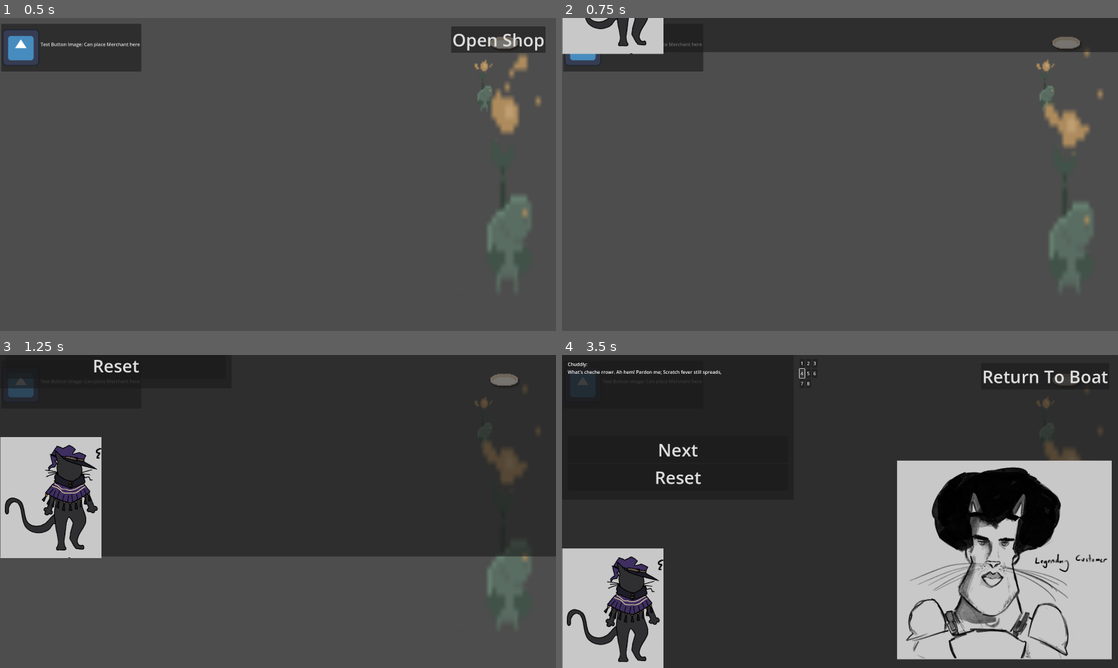
Above: before the commit, frames 1-4 (two rows, left to right).
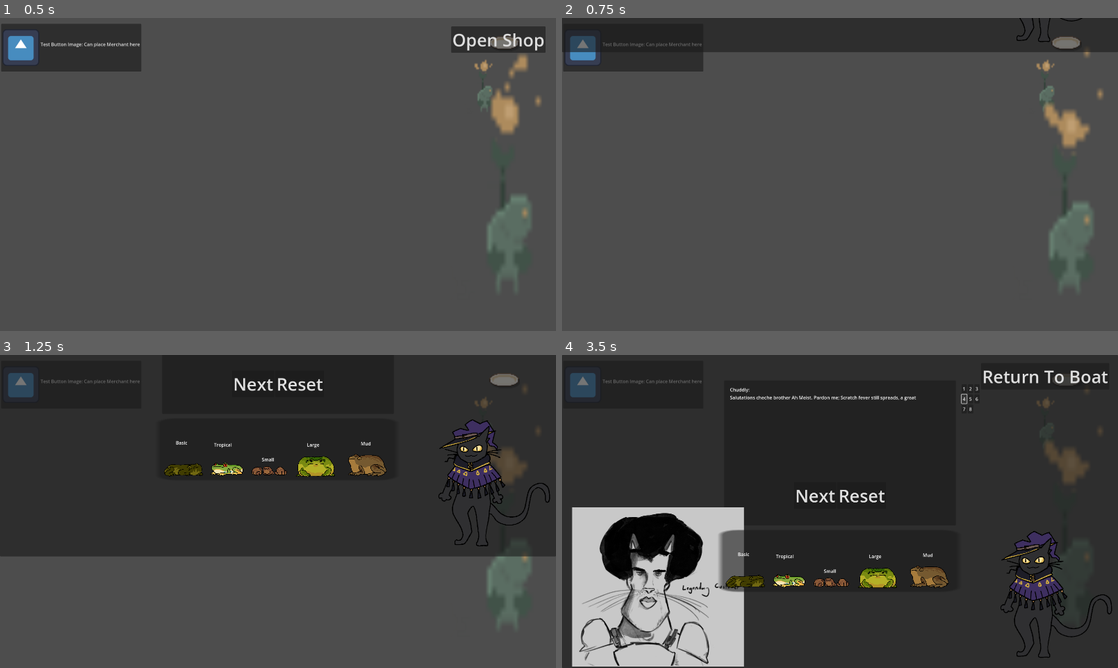
Above: after the commit, the same moments.

Repository: NotTom31/FroggeeToadems
Game: Godot game, scene res://Scenes/Shop_Merchant_Placeholder/shop___merchant_placeholder_0.tscn
The game is run twice, just before and just after one commit, with the same random seed, the same clock (stepped at 60 frames per second) and the same inputs. This scene is started directly instead of the project's main scene. The engine's default icon, where the game draws it, is replaced by a stand-in: a white triangle on a blue panel in a dark square.
Inputs:
- Up to frame 1 (0.5 s): no input
- Up to frame 2 (0.75 s): click "Open Shop" at 0.5 s
- Up to frame 3 (1.25 s): no input
- Up to frame 4 (3.5 s): click "Reset" at 1.25 s; click "1" at 2 s; click "4" at 2.75 s

Frame 1 is identical in both runs. In frame 2, 1.8% of the frame differs, in the area x 0-94%, y 0-12%; in frame 3, 9.3%; in frame 4, 39%, in the area x 0-99%, y 2-100%.

Commit message:
Customers can ask for frog types

Diff:
--- a/Scenes/UI/ShopScreen.tscn
+++ b/Scenes/UI/ShopScreen.tscn
@@ -1,16 +1,41 @@
-[gd_scene load_steps=20 format=3 uid="uid://cvtntsg168do7"]
+[gd_scene load_steps=28 format=3 uid="uid://cvtntsg168do7"]
 
 [ext_resource type="Script" path="res://Scenes/UI/shop_screen.gd" id="1_cb10l"]
-[ext_resource type="Texture2D" uid="uid://cebvr8v8iyh46" path="res://Assets/Art/Temp/Shopkeep temp.png" id="2_o25yn"]
+[ext_resource type="Texture2D" uid="uid://c1mxqvoh2dh0o" path="res://Assets/Art/Characters/CAT mc 2.png" id="2_s28g5"]
 [ext_resource type="Texture2D" uid="uid://bpsciivj2iixp" path="res://Assets/Art/Temp/Cats/ChadCat.png" id="3_h7exv"]
+[ext_resource type="Texture2D" uid="uid://xrmv1ydbsl0b" path="res://Assets/Art/Characters/CAT mc 1.png" id="3_lq388"]
 [ext_resource type="PackedScene" uid="uid://baeaj55y6xd38" path="res://Scenes/UI/BlankButton.tscn" id="4_xtrl7"]
+[ext_resource type="Texture2D" uid="uid://g312f37lgn0m" path="res://Assets/Art/Characters/Customer3.png" id="5_raguu"]
 [ext_resource type="Texture2D" uid="uid://dmbp5uydwdtmg" path="res://Assets/Art/Temp/Cats/eyecat.png" id="5_rs11m"]
-[ext_resource type="Texture2D" uid="uid://dgkq1ee8cxrl3" path="res://Assets/Art/Temp/Cats/Gorf.png" id="6_bq43l"]
-[ext_resource type="Texture2D" uid="uid://deqr6bmsmg53b" path="res://Assets/Art/Temp/Cats/maskcat.png" id="7_tw00s"]
 [ext_resource type="Texture2D" uid="uid://coag40tplua1v" path="res://Assets/Art/Temp/Cats/PlagueCat.png" id="8_5d1sc"]
 [ext_resource type="Texture2D" uid="uid://ti5l4qbllufo" path="res://Assets/Art/Temp/Cats/purrzerk.png" id="9_qqeyb"]
-[ext_resource type="Texture2D" uid="uid://d0124ydgm3g78" path="res://Assets/Art/Temp/Cats/Void.png" id="10_qboy3"]
-[ext_resource type="Texture2D" uid="uid://biaaf0qhrkdab" path="res://Assets/Art/Temp/Cats/WeirdGuy.png" id="11_10rt7"]
+[ext_resource type="Texture2D" uid="uid://ducm6nqv7j4g5" path="res://Assets/Art/Characters/Customer2.png" id="9_wq0xo"]
+[ext_resource type="Texture2D" uid="uid://5qt81twpxih4" path="res://Assets/Art/Characters/Customer1.png" id="10_fxf41"]
+[ext_resource type="Texture2D" uid="uid://c0l4q35svrbp4" path="res://Assets/Art/Characters/gorf.png" id="11_rv3m7"]
+[ext_resource type="Texture2D" uid="uid://byimo5w7vne1o" path="res://Assets/Art/Frogs/resting/01_rest.png" id="13_eakgr"]
+[ext_resource type="Texture2D" uid="uid://dcomocfoou50s" path="res://Assets/Art/Frogs/resting/02_rest.png" id="14_rmn3p"]
+[ext_resource type="Texture2D" uid="uid://cp4l61kebouu6" path="res://Assets/Art/Frogs/resting/03_rest.png" id="15_xr7qu"]
+[ext_resource type="Texture2D" uid="uid://dc4o64v0upcbd" path="res://Assets/Art/Frogs/resting/04_rest.png" id="16_nvjjp"]
+[ext_resource type="Texture2D" uid="uid://gnxwxsklcb51" path="res://Assets/Art/Frogs/resting/05_rest.png" id="17_n7g6i"]
+
+[sub_resource type="SpriteFrames" id="SpriteFrames_kpgtb"]
+animations = [{
+"frames": [{
+"duration": 1.0,
+"texture": ExtResource("2_s28g5")
+}],
+"loop": true,
+"name": &"default",
+"speed": 5.0
+}, {
+"frames": [{
+"duration": 1.0,
+"texture": ExtResource("3_lq388")
+}],
+"loop": true,
+"name": &"talk",
+"speed": 5.0
+}]
 
 [sub_resource type="SpriteFrames" id="SpriteFrames_c34nb"]
 animations = [{
@@ -27,7 +52,7 @@
 animations = [{
 "frames": [{
 "duration": 1.0,
-"texture": ExtResource("7_tw00s")
+"texture": ExtResource("5_raguu")
 }],
 "loop": true,
 "name": &"default",
@@ -60,7 +85,7 @@
 animations = [{
 "frames": [{
 "duration": 1.0,
-"texture": ExtResource("11_10rt7")
+"texture": ExtResource("9_wq0xo")
 }],
 "loop": true,
 "name": &"default",
@@ -71,7 +96,7 @@
 animations = [{
 "frames": [{
 "duration": 1.0,
-"texture": ExtResource("10_qboy3")
+"texture": ExtResource("10_fxf41")
 }],
 "loop": true,
 "name": &"default",
@@ -82,7 +107,7 @@
 animations = [{
 "frames": [{
 "duration": 1.0,
-"texture": ExtResource("6_bq43l")
+"texture": ExtResource("11_rv3m7")
 }],
 "loop": true,
 "name": &"default",
@@ -97,6 +122,49 @@
 }],
 "loop": true,
 "name": &"default",
+"speed": 5.0
+}]
+
+[sub_resource type="SpriteFrames" id="SpriteFrames_daanw"]
+animations = [{
+"frames": [{
+"duration": 1.0,
+"texture": ExtResource("13_eakgr")
+}],
+"loop": true,
+"name": &"default",
+"speed": 5.0
+}, {
+"frames": [{
+"duration": 1.0,
+"texture": ExtResource("14_rmn3p")
+}],
+"loop": true,
+"name": &"new_animation",
+"speed": 5.0
+}, {
+"frames": [{
+"duration": 1.0,
+"texture": ExtResource("15_xr7qu")
+}],
+"loop": true,
+"name": &"new_animation_1",
+"speed": 5.0
+}, {
+"frames": [{
+"duration": 1.0,
+"texture": ExtResource("16_nvjjp")
+}],
+"loop": true,
+"name": &"new_animation_2",
+"speed": 5.0
+}, {
+"frames": [{
+"duration": 1.0,
+"texture": ExtResource("17_n7g6i")
+}],
+"loop": true,
+"name": &"new_animation_3",
 "speed": 5.0
 }]
 
@@ -109,17 +177,24 @@
 grow_vertical = 2
 script = ExtResource("1_cb10l")
 
-[node name="ShopkeepTemp" type="Sprite2D" parent="."]
-position = Vector2(176, 877)
-scale = Vector2(-1, 1)
-texture = ExtResource("2_o25yn")
-region_enabled = true
-region_rect = Rect2(749.436, 0, 348.564, 417.876)
+[node name="Shopkeep" type="AnimatedSprite2D" parent="."]
+position = Vector2(1702, 827)
+scale = Vector2(0.4, 0.4)
+sprite_frames = SubResource("SpriteFrames_kpgtb")
 
 [node name="Panel" type="Panel" parent="."]
-layout_mode = 0
-offset_right = 800.0
-offset_bottom = 500.0
+layout_mode = 1
+anchors_preset = 8
+anchor_left = 0.5
+anchor_top = 0.5
+anchor_right = 0.5
+anchor_bottom = 0.5
+offset_left = -400.0
+offset_top = -452.0
+offset_right = 400.0
+offset_bottom = 48.0
+grow_horizontal = 2
+grow_vertical = 2
 
 [node name="MarginContainer2" type="MarginContainer" parent="Panel"]
 layout_mode = 1
@@ -140,16 +215,20 @@
 layout_mode = 2
 
 [node name="Text" type="Label" parent="Panel/MarginContainer2/VBoxContainer"]
-custom_minimum_size = Vector2(700, 230)
+custom_minimum_size = Vector2(700, 300)
 layout_mode = 2
 text = "Placeholder Order"
 autowrap_mode = 3
 
-[node name="NextButton" parent="Panel/MarginContainer2/VBoxContainer" instance=ExtResource("4_xtrl7")]
+[node name="HBoxContainer" type="HBoxContainer" parent="Panel/MarginContainer2/VBoxContainer"]
+layout_mode = 2
+alignment = 1
+
+[node name="NextButton" parent="Panel/MarginContainer2/VBoxContainer/HBoxContainer" instance=ExtResource("4_xtrl7")]
 layout_mode = 2
 text = "Next"
 
-[node name="NextButton2" parent="Panel/MarginContainer2/VBoxContainer" instance=ExtResource("4_xtrl7")]
+[node name="ResetButton" parent="Panel/MarginContainer2/VBoxContainer/HBoxContainer" instance=ExtResource("4_xtrl7")]
 layout_mode = 2
 text = "Reset"
 
@@ -205,43 +284,154 @@
 
 [node name="PlagueCat" type="AnimatedSprite2D" parent="."]
 visible = false
-position = Vector2(1461, 825)
+position = Vector2(343, 859)
+scale = Vector2(1.9, 1.9)
 sprite_frames = SubResource("SpriteFrames_c34nb")
 
 [node name="Maskcat" type="AnimatedSprite2D" parent="."]
 visible = false
-position = Vector2(1450, 829)
+position = Vector2(338, 843)
+scale = Vector2(0.6, 0.6)
 sprite_frames = SubResource("SpriteFrames_xnwrk")
 
 [node name="Purrzerk" type="AnimatedSprite2D" parent="."]
 visible = false
-position = Vector2(1482, 781)
+position = Vector2(256, 869)
 sprite_frames = SubResource("SpriteFrames_t8tpb")
 
 [node name="ChadCat" type="AnimatedSprite2D" parent="."]
 visible = false
-position = Vector2(1528, 707)
+position = Vector2(331, 801)
+scale = Vector2(0.8, 0.8)
 sprite_frames = SubResource("SpriteFrames_jcc2p")
 
 [node name="WeirdGuy" type="AnimatedSprite2D" parent="."]
 visible = false
-position = Vector2(1548, 852)
+position = Vector2(296, 814)
+scale = Vector2(0.4, 0.4)
 sprite_frames = SubResource("SpriteFrames_82u7m")
 
 [node name="Void" type="AnimatedSprite2D" parent="."]
 visible = false
-position = Vector2(1486, 638)
+position = Vector2(293, 704)
+scale = Vector2(0.5, 0.5)
 sprite_frames = SubResource("SpriteFrames_wkbol")
 
 [node name="Gorf" type="AnimatedSprite2D" parent="."]
 visible = false
-position = Vector2(1456, 797)
+position = Vector2(373, 892)
+scale = Vector2(0.5, 0.5)
 sprite_frames = SubResource("SpriteFrames_sb6ov")
 
 [node name="Eyecat" type="AnimatedSprite2D" parent="."]
 visible = false
-position = Vector2(1498, 784)
+position = Vector2(299, 814)
 sprite_frames = SubResource("SpriteFrames_8doj2")
+
+[node name="VBoxContainer" type="VBoxContainer" parent="."]
+layout_mode = 0
+offset_left = 547.0
+offset_top = 604.0
+offset_right = 608.0
+offset_bottom = 651.0
+scale = Vector2(13.5, 4.51853)
+
+[node name="HBoxContainer2" type="HBoxContainer" parent="VBoxContainer"]
+layout_mode = 2
+
+[node name="HBoxContainer" type="HBoxContainer" parent="VBoxContainer"]
+custom_minimum_size = Vector2(0, 20)
+layout_mode = 2
+theme_override_constants/separation = 30
+
+[node name="Panel2" type="Panel" parent="."]
+layout_mode = 1
+anchors_preset = 8
+anchor_left = 0.5
+anchor_top = 0.5
+anchor_right = 0.5
+anchor_bottom = 0.5
+offset_left = -413.0
+offset_top = 64.0001
+offset_right = -373.0
+offset_bottom = 104.0
+grow_horizontal = 2
+grow_vertical = 2
+scale = Vector2(20.56, 5.32)
+
+[node name="Label" type="Label" parent="."]
+layout_mode = 2
+offset_left = 607.0
+offset_top = 676.0
+offset_right = 648.0
+offset_bottom = 699.0
+text = "Basic"
+
+[node name="Label2" type="Label" parent="."]
+layout_mode = 2
+offset_left = 739.0
+offset_top = 683.0
+offset_right = 740.0
+offset_bottom = 706.0
+text = "Tropical"
+
+[node name="Label3" type="Label" parent="."]
+layout_mode = 2
+offset_left = 904.0
+offset_top = 734.0
+offset_right = 947.0
+offset_bottom = 757.0
+text = "Small"
+
+[node name="Label4" type="Label" parent="."]
+layout_mode = 2
+offset_left = 1060.0
+offset_top = 683.0
+offset_right = 1103.0
+offset_bottom = 706.0
+text = "Large"
+
+[node name="Label5" type="Label" parent="."]
+layout_mode = 2
+offset_left = 1246.0
+offset_top = 679.0
+offset_right = 1281.0
+offset_bottom = 702.0
+text = "Mud"
+
+[node name="AnimatedSprite2D" type="AnimatedSprite2D" parent="."]
+position = Vector2(564, 711)
+scale = Vector2(0.1, 0.11)
+sprite_frames = SubResource("SpriteFrames_daanw")
+animation = &"new_animation_3"
+offset = Vector2(700, 500)
+
+[node name="AnimatedSprite2D2" type="AnimatedSprite2D" parent="."]
+position = Vector2(714, 707)
+scale = Vector2(0.1, 0.11)
+sprite_frames = SubResource("SpriteFrames_daanw")
+animation = &"new_animation"
+offset = Vector2(700, 500)
+
+[node name="AnimatedSprite2D3" type="AnimatedSprite2D" parent="."]
+position = Vector2(860, 710)
+scale = Vector2(0.1, 0.11)
+sprite_frames = SubResource("SpriteFrames_daanw")
+animation = &"new_animation_1"
+offset = Vector2(700, 500)
+
+[node name="AnimatedSprite2D4" type="AnimatedSprite2D" parent="."]
+position = Vector2(1020, 714)
+scale = Vector2(0.1, 0.11)
+sprite_frames = SubResource("SpriteFrames_daanw")
+animation = &"new_animation_2"
+offset = Vector2(700, 500)
+
+[node name="AnimatedSprite2D5" type="AnimatedSprite2D" parent="."]
+position = Vector2(1200, 709)
+scale = Vector2(0.1, 0.11)
+sprite_frames = SubResource("SpriteFrames_daanw")
+offset = Vector2(700, 500)
 
 [connection signal="pressed" from="Panel/HBoxContainer/VBoxContainer/one" to="." method="_on_one_pressed"]
 [connection signal="pressed" from="Panel/HBoxContainer/VBoxContainer/four" to="." method="_on_four_pressed"]
--- a/Scenes/UI/shop_screen.gd
+++ b/Scenes/UI/shop_screen.gd
@@ -1,15 +1,50 @@
 extends Node
 
 var customers_text = [
-	{"name": "Plague cat: ", "dialogues": ["Yeeack cheche rrowr. Ah hem! Pardon me; Scratch fever still spreads, a great many claws are stuck sunken into tree casings.  ", " For my cure I will need ____ and ____. Please help", "lest Alpha Meatball notch my ears for my failure"]},
-	{"name": "Mask cat: ", "dialogues": ["Hi there!", "Can you help me?", "I need something special."]},
-	{"name": "Scar cat: ", "dialogues": ["Greetings!", "I need some frogs.", "Hurry up!"]},
-	{"name": "Chuddly: ", "dialogues": ["What's up?", "One potion, please!", "Make it quick."]},
-	{"name": "Minnum Cat: ", "dialogues": ["Hello!", "Do you have potions?", "I'll take that one."]},
-	{"name": "Void spawns: ", "dialogues": ["Hey!", "I need something strong.", "Yummers"]},
-	{"name": "Gorf: ", "dialogues": ["Hi!", "Just browsing today.", "give potion"]},
-	{"name": "Eye: ", "dialogues": ["Hi!", "Just browsing today.", "Give potion"]}
+	{
+		"name": "Plague cat: ",
+		"dialogues": ["Yeeack cheche rrowr. Ah hem! Pardon me; Scratch fever still spreads, a great many claws are stuck sunken into tree casings.  ", "For my cure I will need _ and _. Please help", "lest Alpha Meatball notch my ears for my failure."],
+		"requested_frogs": []
+	},
+	{
+		"name": "Mask cat: ",
+		"dialogues": ["I require frogs. _, _, _.", "Their purpose? My jutsu needs a conduit from which to channel by.", "All other techniques are worthless before my eyes."],
+		"requested_frogs": []
+	},
+	{
+		"name": "Scar cat: ",
+		"dialogues": ["Ah ha, yes, yes. I am in dire need of aid, what say you? ", "Yes, yes, I can see many of your wares. How much is it worth?", "Fine, keep your secrets. Shut up and get me _, _, _."],
+		"requested_frogs": []
+	},
+	{
+		"name": "Chuddly: ",
+		"dialogues": ["Salutations my brother in Meist.", "I need your most potent frogs. Based on my opponents aura I sussed out I will cop all the bussin ones. _, _, _.", "Thank you for kino maxing. I don’t pay the tax."],
+		"requested_frogs": []
+	},
+	{
+		"name": "Minnum Cat: ",
+		"dialogues": ["Maow, meouu, meqw, nneow.", "*with a seemingly feline paw it motions*", "_, _, _"],
+		"requested_frogs": []
+	},
+	{
+		"name": "Void spawns: ",
+		"dialogues": ["We have need of the preciouses. As our power grows so does our appetite.", "Your clipped whiskers could never fathom. We will possess the Eternal Long Stretch.", "We have foreseen. _, _, _ will guide us."],
+		"requested_frogs": []
+	},
+	{
+		"name": "Gorf: ",
+		"dialogues": ["Hellow my fellow -croooa- Cat.", "I will purchase _, _, _, _, _, _, _, _, _. We have a family vacation planned- ughh I mean, a family feast!", "That I -ribb- I will host. *cough* *cough* sid ssey buy ist??"],
+		"requested_frogs": []
+	},
+	{
+		"name": "Eye: ",
+		"dialogues": ["Gaze long into my depthless eye. Hear what it yearns for.", "The echoing answer. Frogs.", "_, _, _. I do as the void commands."],
+		"requested_frogs": []
+	}
 ]
+
+
+@onready var shopkeep = $Shopkeep
 
 @onready var customer_sprites = [
 	$PlagueCat,
@@ -26,18 +61,25 @@
 var current_dialogue_index = 0
 var current_word_index = 0
 var is_displaying = false
-var dialogue_speed = 0.05 #seconds between words
+var dialogue_speed = 0.05 # seconds between words
 
 @onready var name_label = $Panel/MarginContainer2/VBoxContainer/Name
 @onready var dialogue_label = $Panel/MarginContainer2/VBoxContainer/Text
-@onready var next_button = $Panel/MarginContainer2/VBoxContainer/NextButton
-@onready var restart_button = $Panel/MarginContainer2/VBoxContainer/NextButton2
-
-
+@onready var next_button = $Panel/MarginContainer2/VBoxContainer/HBoxContainer/NextButton
+@onready var restart_button = $Panel/MarginContainer2/VBoxContainer/HBoxContainer/ResetButton
+
+# Function to set requested frogs for the current customer
+func set_requested_frogs(customer_id: int, frogs: Array):
+	if customer_id >= 0 and customer_id < customers_text.size():
+		customers_text[customer_id]["requested_frogs"] = frogs
+	else:
+		print("Invalid customer ID:", customer_id)
+
+# Function to start a dialogue for a given customer
 func start_dialogue(customer_id: int):
 	update_customer_by_id(customer_id)
 
-
+# Restart the dialogue for the current customer
 func restart_dialogue():
 	if current_customer_id >= 0:
 		current_dialogue_index = 0
@@ -45,7 +87,7 @@
 		dialogue_label.text = ""
 		display_next_dialogue()
 
-
+# Update the dialogue and frog requests based on customer ID
 func update_customer_by_id(customer_id: int):
 	if customer_id >= 0 and customer_id < customers_text.size():
 		current_customer_id = customer_id
@@ -57,6 +99,7 @@
 		name_label.text = customer_data["name"]
 		dialogue_label.text = ""  # Clear dialogue initially
 
+		# Set the active customer sprite
 		for i in range(customer_sprites.size()):
 			customer_sprites[i].visible = (i == customer_id)
 
@@ -64,13 +107,15 @@
 	else:
 		print("Invalid customer ID:", customer_id)
 
-
+# Display the next dialogue and replace underscores with frogs
 func display_next_dialogue():
 	if current_customer_id >= 0:
 		var customer_data = customers_text[current_customer_id]
 		if current_dialogue_index < customer_data["dialogues"].size():
 			var current_dialogue = customer_data["dialogues"][current_dialogue_index]
-			var words = current_dialogue.split(" ")
+			# Replace underscores with requested frogs
+			var modified_dialogue = replace_underscores_with_frogs(current_dialogue, current_customer_id)
+			var words = modified_dialogue.split(" ")
 			if current_word_index < words.size():
 				if !is_displaying:
 					is_displaying = true
@@ -85,6 +130,7 @@
 			print("No more dialogues for this customer")
 			next_button.disabled = false
 
+# Function to display words one by one
 func display_word(words: Array):
 	if current_word_index < words.size():
 		dialogue_label.text += words[current_word_index] + " "
@@ -95,6 +141,33 @@
 		is_displaying = false
 		next_button.disabled = false
 
+# Replace underscores in the dialogue with specific frogs requested by the customer
+func replace_underscores_with_frogs(dialogue: String, customer_id: int) -> String:
+	var modified_dialogue = dialogue
+	var customer_data = customers_text[customer_id]
+	var frog_count = customer_data.get("requested_frogs", []).size()
+	var requested_frogs = customer_data.get("requested_frogs", [])
+
+	var frog_index = 0
+	# Replace the underscores with the requested frogs
+	while modified_dialogue.find("_") != -1 and frog_index < frog_count:
+		modified_dialogue = replace_first_underscore_with_frog(modified_dialogue, requested_frogs[frog_index])
+		frog_index += 1
+
+	# If there are still underscores but no more requested frogs, use "Frog" as a fallback
+	while modified_dialogue.find("_") != -1:
+		modified_dialogue = replace_first_underscore_with_frog(modified_dialogue, "Frog")
+
+	return modified_dialogue
+
+# Helper function to replace only the first occurrence of an underscore with a frog name
+func replace_first_underscore_with_frog(dialogue: String, frog_name: String) -> String:
+	var underscore_index = dialogue.find("_")
+	if underscore_index != -1:
+		return dialogue.substr(0, underscore_index) + frog_name + dialogue.substr(underscore_index + 1)
+	return dialogue
+
+# Button pressed functions to update customer
 func _on_NextButton_pressed():
 	if !is_displaying:
 		display_next_dialogue()
@@ -102,36 +175,31 @@
 func _on_RestartButton_pressed():
 	restart_dialogue()
 
+# Connect buttons on ready
 func _ready():
 	next_button.connect("pressed", Callable(self, "_on_NextButton_pressed"))
 	restart_button.connect("pressed", Callable(self, "_on_RestartButton_pressed"))
 
-
-
-
-
-
-
-
 func _on_one_pressed() -> void:
 	update_customer_by_id(0)
 
+func _on_two_pressed() -> void:
+	update_customer_by_id(1)
+
+func _on_three_pressed() -> void:
+	update_customer_by_id(2)
+
 func _on_four_pressed() -> void:
 	update_customer_by_id(3)
 
+func _on_five_pressed() -> void:
+	update_customer_by_id(4)
+
+func _on_six_pressed() -> void:
+	update_customer_by_id(5)
+
 func _on_seven_pressed() -> void:
 	update_customer_by_id(6)
-func _on_two_pressed() -> void:
-	update_customer_by_id(1)
-
-func _on_five_pressed() -> void:
-	update_customer_by_id(4)
 
 func _on_eight_pressed() -> void:
 	update_customer_by_id(7)
-
-func _on_three_pressed() -> void:
-	update_customer_by_id(2)
-
-func _on_six_pressed() -> void:
-	update_customer_by_id(5)
Binary file added: Assets/Art/Characters/CAT mc 1.png
Not shown, added: Assets/Art/Characters/CAT mc 1.png.import
Binary file added: Assets/Art/Characters/CAT mc 2.png
Not shown, added: Assets/Art/Characters/CAT mc 2.png.import
Binary file added: Assets/Art/Characters/Customer1.png
Not shown, added: Assets/Art/Characters/Customer1.png.import
Binary file added: Assets/Art/Characters/Customer2.png
Not shown, added: Assets/Art/Characters/Customer2.png.import
Binary file added: Assets/Art/Characters/Customer3.png
Not shown, added: Assets/Art/Characters/Customer3.png.import
Binary file added: Assets/Art/Characters/gorf.png
Not shown, added: Assets/Art/Characters/gorf.png.import
